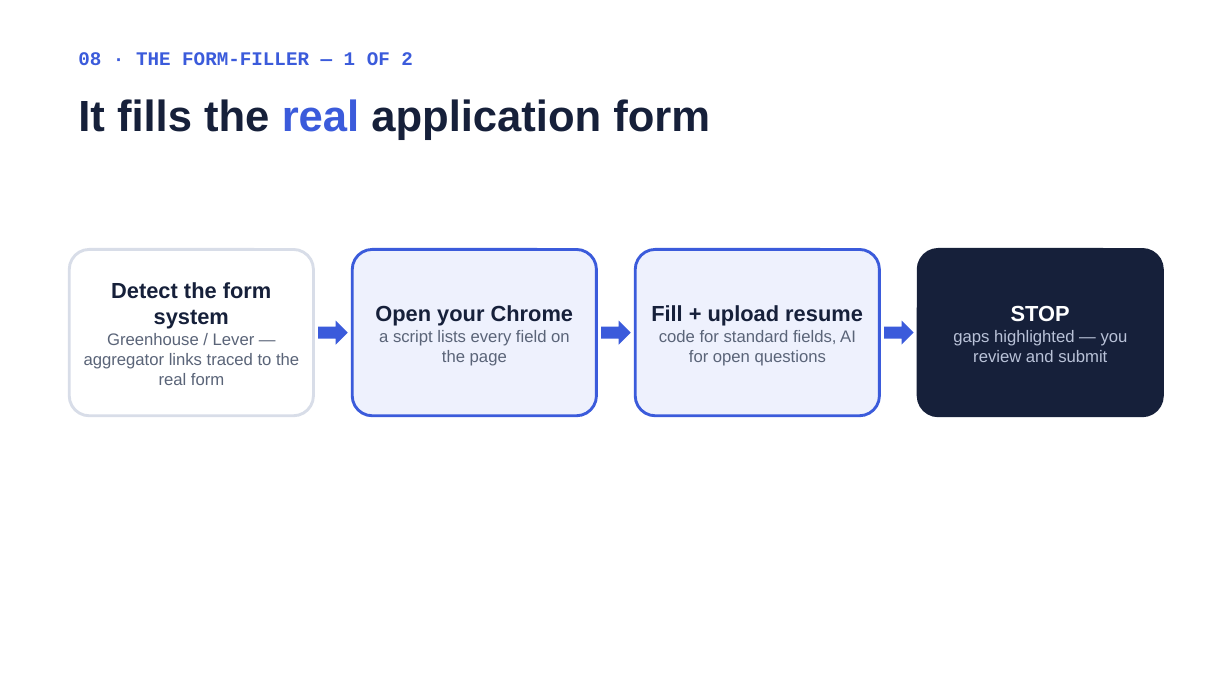
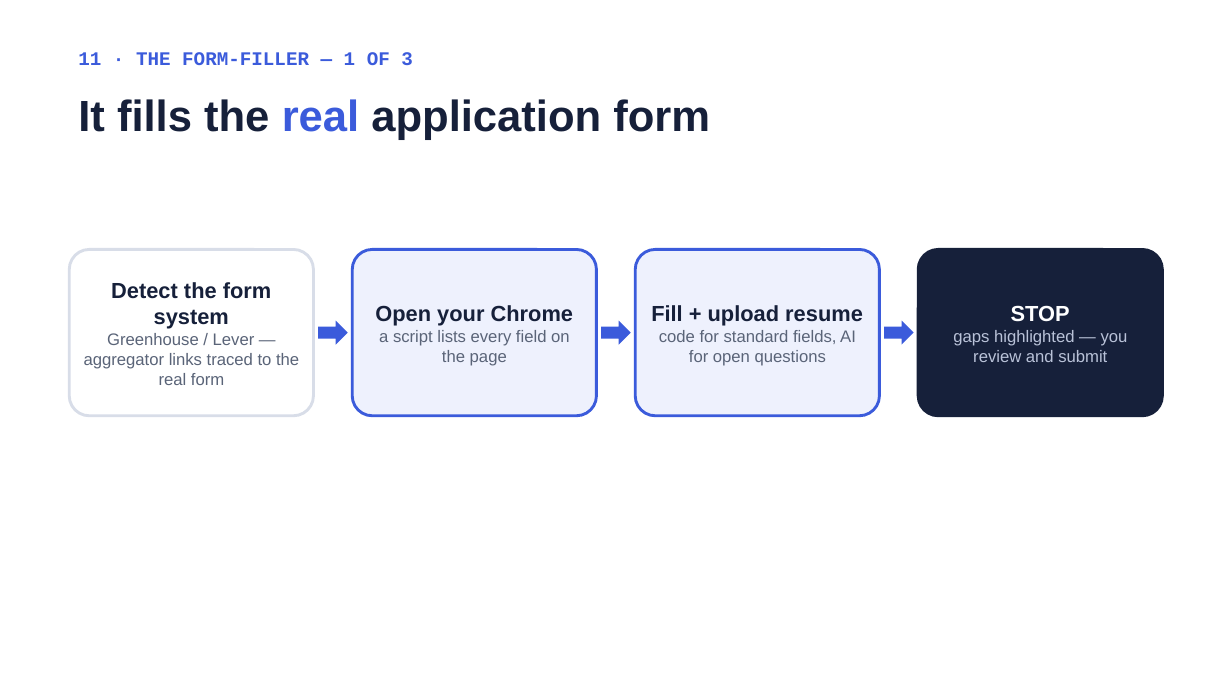
Before and after one commit to DavidZeff1/agent, a slide deck: slide 30 of presentation/Job Agent Presentation.pptx (slide 20 before the commit). Drawn at 1232x693 pixels with LibreOffice and Linux fonts; fonts in the diff are those of the drawing. Boxes give left, top, right and bottom in pixels: in the first picture for what was removed or moved away, otherwise in the second. Text is boxed around its words. In the diff, an @@ line names an element or a change of style, - is before the commit and + after.

```diff
--- a/presentation/Job Agent Presentation.pptx
+++ b/presentation/Job Agent Presentation.pptx
@@ text at (78, 52, 413, 65): text changed @@
-08 · THE FORM-FILLER — 1 OF 2
+11 · THE FORM-FILLER — 1 OF 3
```
Also in this commit, not shown: 15 other slides changed, 13 slides added, 2 other files.
